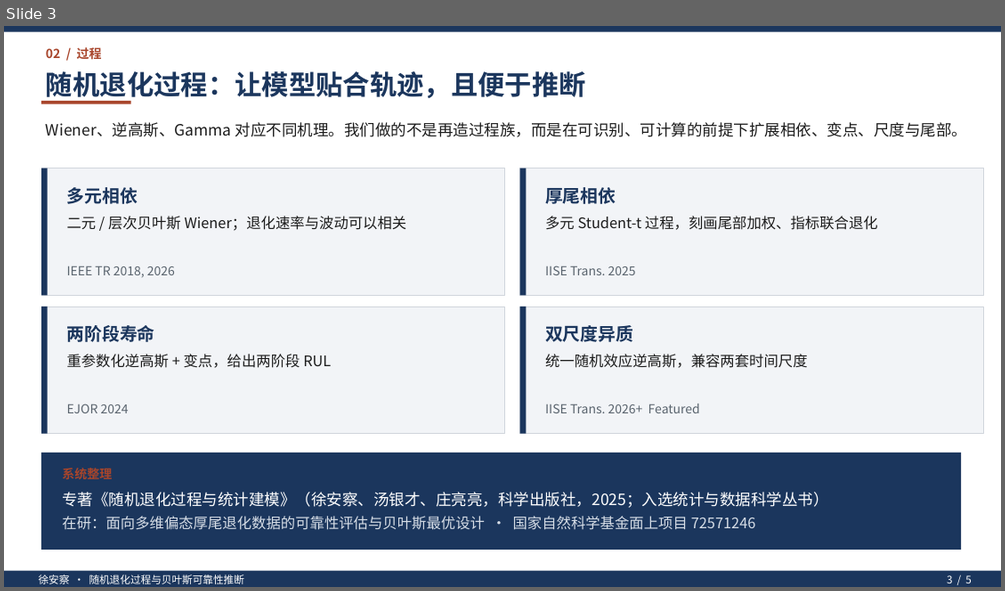
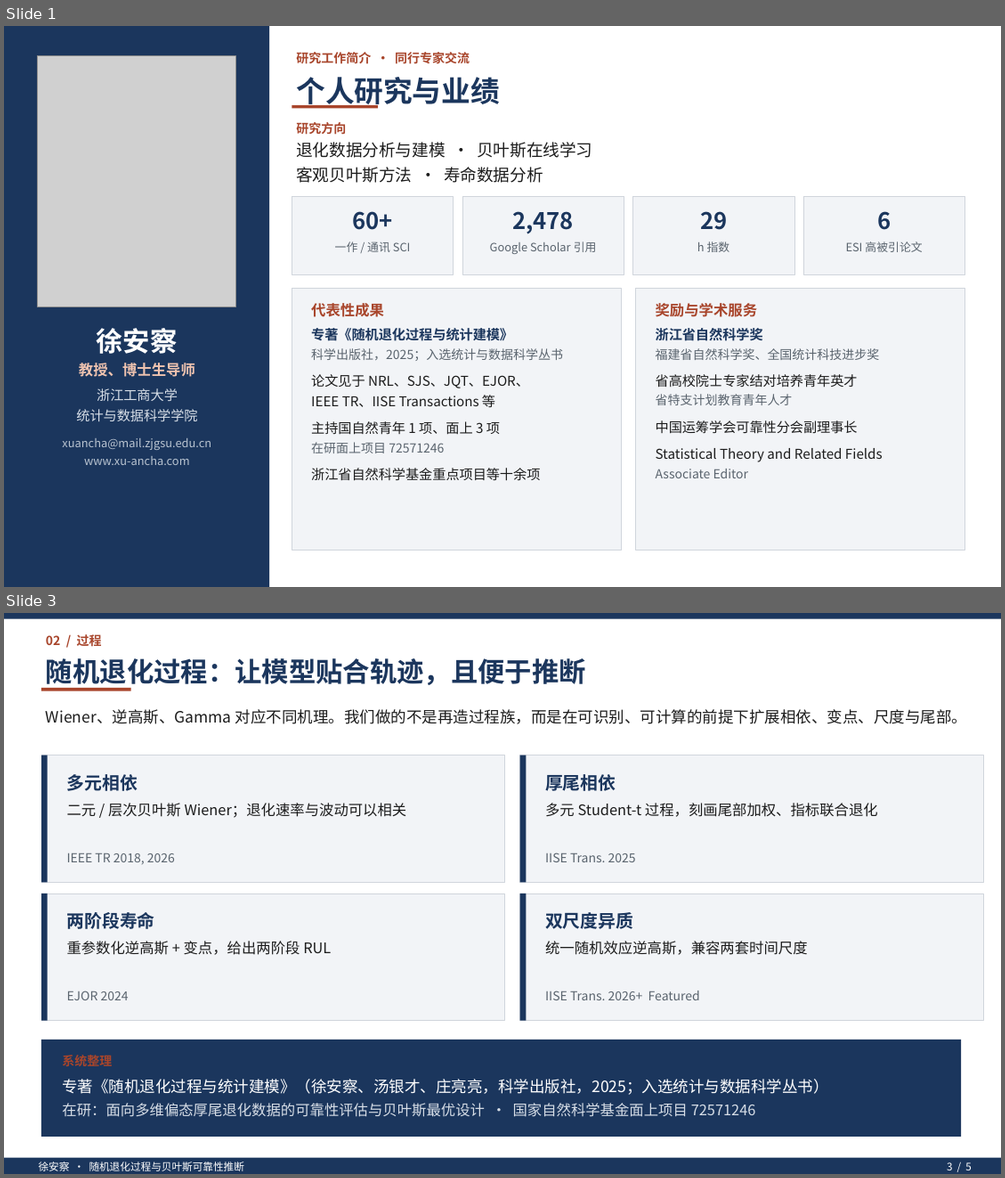
Before and after one commit to XU-ANCHA/XU-ANCHA.github.io, a slide deck: files/slides/research-intro-experts.pptx. Shown one above the other, each under a label of ours: slide 3 before the commit, slides 1 and 3 after it; the slides between them are not shown. The pictures are 1005x591 and 1005x1178 pixels, drawn with LibreOffice and Linux fonts; fonts in the diff are those of the drawing; grey boxes stand for pictures. Boxes give left, top, right and bottom in pixels: in the first picture for what was removed or moved away, otherwise in the second. Text is boxed around its words. In the diff, an @@ line names an element or a change of style, - is before the commit and + after.

```diff
--- a/files/slides/research-intro-experts.pptx
+++ b/files/slides/research-intro-experts.pptx
@@ slide 1 added at <box>4,26,1001,587</box>, background #FFFFFF @@
@@ rectangle added at <box>4,26,269,587</box>, fill #1B365D @@
@@ text added at <box>296,52,469,64</box>, 12 pt, text #A8452B, bold @@
+研究工作简介 · 同行专家交流
@@ picture added at <box>38,56,235,306</box> @@
@@ text added at <box>296,77,499,109</box>, 28 pt, text #1B365D, bold @@
+个人研究与业绩
@@ rectangle added at <box>291,105,378,108</box>, fill #A8452B @@
@@ text added at <box>296,122,346,135</box>, 12 pt, text #A8452B, bold @@
+研究方向
@@ text added at <box>296,142,592,183</box>, 16 pt, text #1C1C1C @@
+退化数据分析与建模 · 贝叶斯在线学习
+客观贝叶斯方法 · 寿命数据分析
@@ rectangle added at <box>291,197,453,275</box>, fill #F2F4F7, outline #D0D5DC 0.5 pt @@
@@ text added at <box>352,211,392,230</box>, 22 pt, text #1B365D, bold @@
+60+
@@ rectangle added at <box>462,197,624,275</box>, fill #F2F4F7, outline #D0D5DC 0.5 pt @@
@@ text added at <box>512,211,574,234</box>, 22 pt, text #1B365D, bold @@
+2,478
@@ rectangle added at <box>633,197,794,275</box>, fill #F2F4F7, outline #D0D5DC 0.5 pt @@
@@ text added at <box>700,211,727,230</box>, 22 pt, text #1B365D, bold @@
+29
@@ rectangle added at <box>803,197,965,275</box>, fill #F2F4F7, outline #D0D5DC 0.5 pt @@
@@ text added at <box>877,211,890,230</box>, 22 pt, text #1B365D, bold @@
+6
@@ text added at <box>335,241,411,252</box>, 11 pt, text #5A646E @@
+一作 / 通讯 SCI
@@ text added at <box>490,241,597,254</box>, 11 pt, text #5A646E @@
+Google Scholar 引用
@@ text added at <box>697,241,730,252</box>, 11 pt, text #5A646E @@
+h 指数
@@ text added at <box>846,241,922,252</box>, 11 pt, text #5A646E @@
+ESI 高被引论文
@@ rectangle added at <box>291,288,621,549</box>, fill #F2F4F7, outline #D0D5DC 0.5 pt @@
@@ rectangle added at <box>636,288,965,549</box>, fill #F2F4F7, outline #D0D5DC 0.5 pt @@
@@ text added at <box>311,303,384,317</box>, 14 pt, text #A8452B, bold @@
+代表性成果
@@ text added at <box>655,303,757,317</box>, 14 pt, text #A8452B, bold @@
+奖励与学术服务
@@ text added at <box>97,328,178,354</box>, 26 pt, text #FFFFFF, bold @@
+徐安察
@@ text added at <box>311,328,563,481</box>, 13 pt, text #1C1C1C @@
+专著《随机退化过程与统计建模》
+科学出版社，2025；入选统计与数据科学丛书
+论文见于 NRL、SJS、JQT、EJOR、
+IEEE TR、IISE Transactions 等
+主持国自然青年 1 项、面上 3 项
+在研面上项目 72571246
+浙江省自然科学基金重点项目等十余项
@@ text added at <box>655,328,882,478</box>, 13 pt, text #1C1C1C @@
+浙江省自然科学奖
+福建省自然科学奖、全国统计科技进步奖
+省高校院士专家结对培养青年英才
+省特支计划教育青年人才
+中国运筹学会可靠性分会副理事长
+Statistical Theory and Related Fields
+Associate Editor
@@ text added at <box>62,362,211,465</box>, 11 pt, text #B8C3D0 @@
+教授、博士生导师
+浙江工商大学
+统计与数据科学学院
+xuancha@mail.zjgsu.edu.cn
+www.xu-ancha.com
```
Also in this commit, not shown: 2 slides changed, 1 slide removed, 1 other file.
